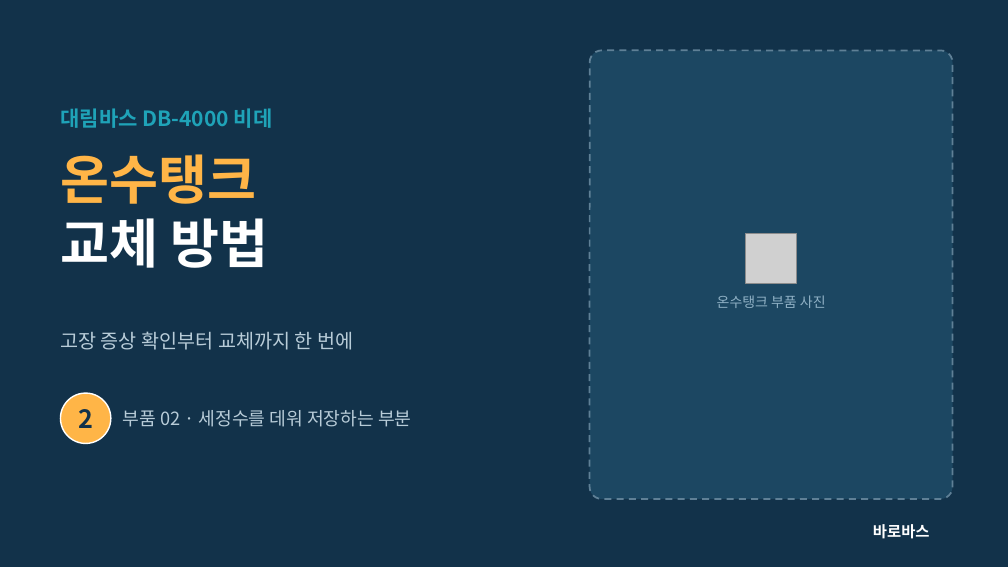
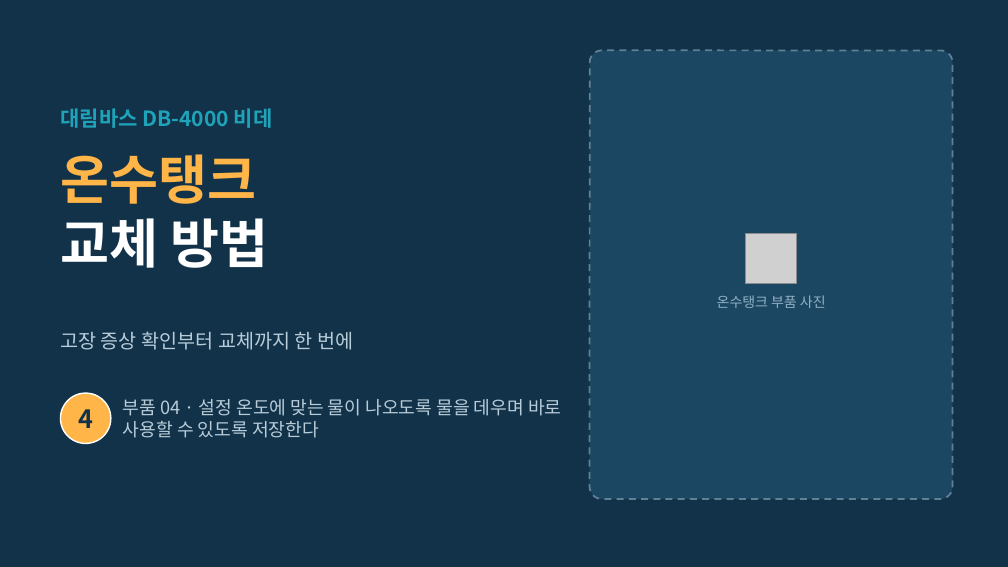
Before and after one commit to curireport/claude-blog-project, a slide deck: slide 15 of 바로바스/output/DB-4000_부품안내카드.pptx (slide 9 before the commit). Drawn at 1008x567 pixels with LibreOffice and Linux fonts; fonts in the diff are those of the drawing; grey boxes stand for pictures; background and template pictures are left out. Boxes give left, top, right and bottom in pixels: in the first picture for what was removed or moved away, otherwise in the second. Text is boxed around its words. In the diff, an @@ line names an element or a change of style, - is before the commit and + after.

```diff
--- a/바로바스/output/DB-4000_부품안내카드.pptx
+++ b/바로바스/output/DB-4000_부품안내카드.pptx
@@ text at (78,409,93,428): text changed @@
-2
+4
@@ text at (123,399,561,438): text changed @@
-부품 02 · 세정수를 데워 저장하는 부분
+부품 04 · 설정 온도에 맞는 물이 나오도록 물을 데우며 바로 사용할 수 있도록 저장한다
@@ text removed at (873,524,930,539) @@
-바로바스
```
Also in this commit, not shown: 4 other slides changed, 15 slides added, 6 slides removed, 4 other files.
